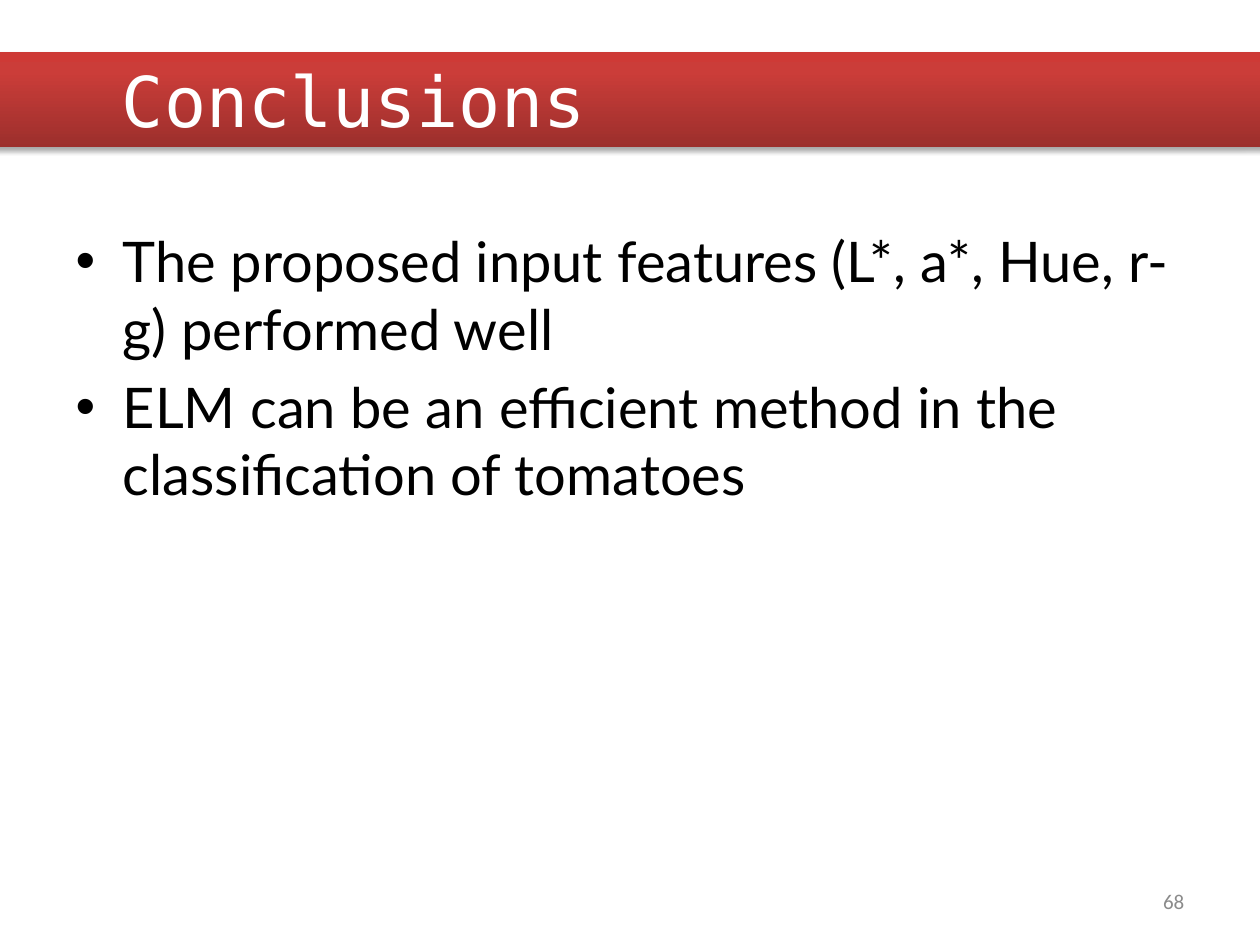
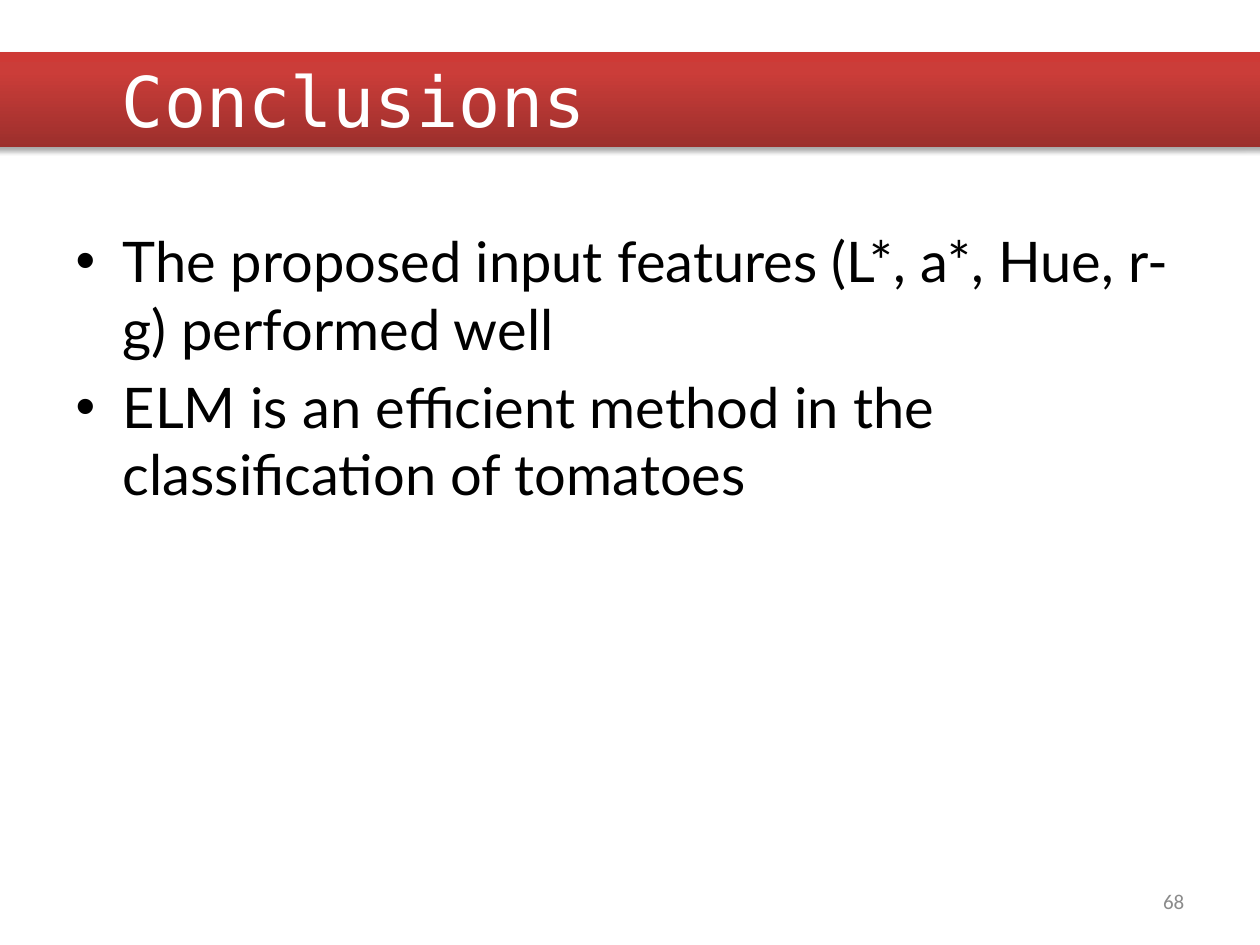
Before and after one commit to dorooobu/Tomato-Classification, a slide deck: slide 68 of Documents/First Presentation.pptx. Drawn at 1260x945 pixels with LibreOffice and Linux fonts; fonts in the diff are those of the drawing; background and template pictures are left out. Boxes give left, top, right and bottom in pixels: in the first picture for what was removed or moved away, otherwise in the second. Text is boxed around its words. In the diff, an @@ line names an element or a change of style, - is before the commit and + after.

```diff
--- a/Documents/First Presentation.pptx
+++ b/Documents/First Presentation.pptx
@@ text at [123,386,934,496]: text changed @@
-• ELM can be an efficient method in the classification of tomatoes
+• ELM is an efficient method in the classification of tomatoes
```
Also in this commit, not shown: 3 other slides changed, 1 other file.
